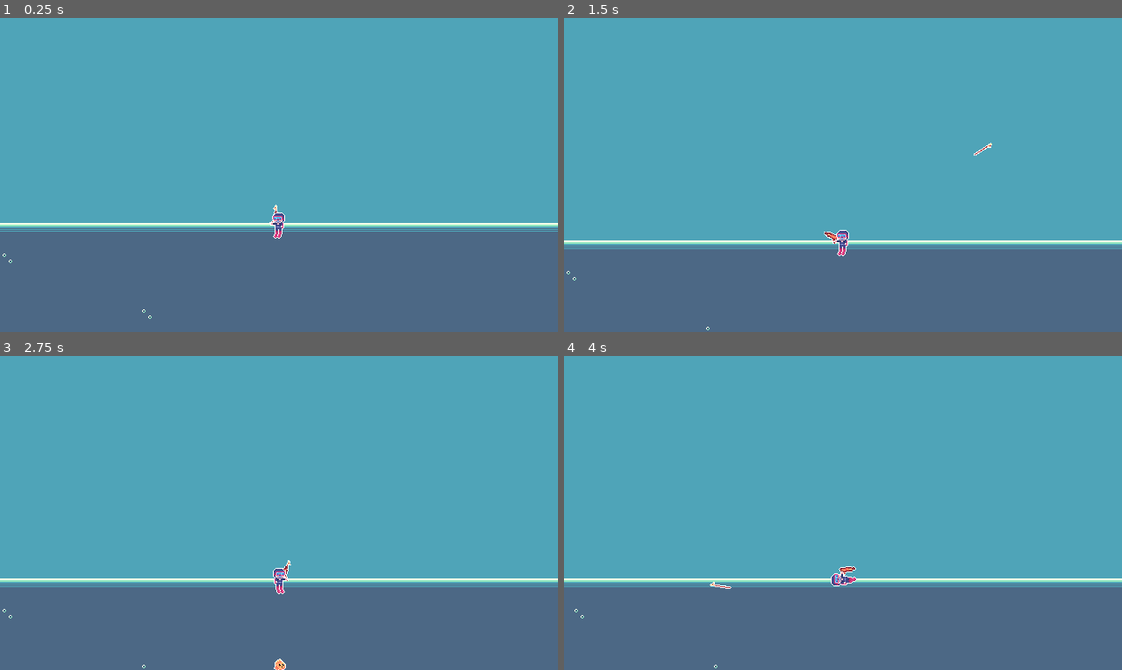
Above: before the commit, frames 1-4 (two rows, left to right).
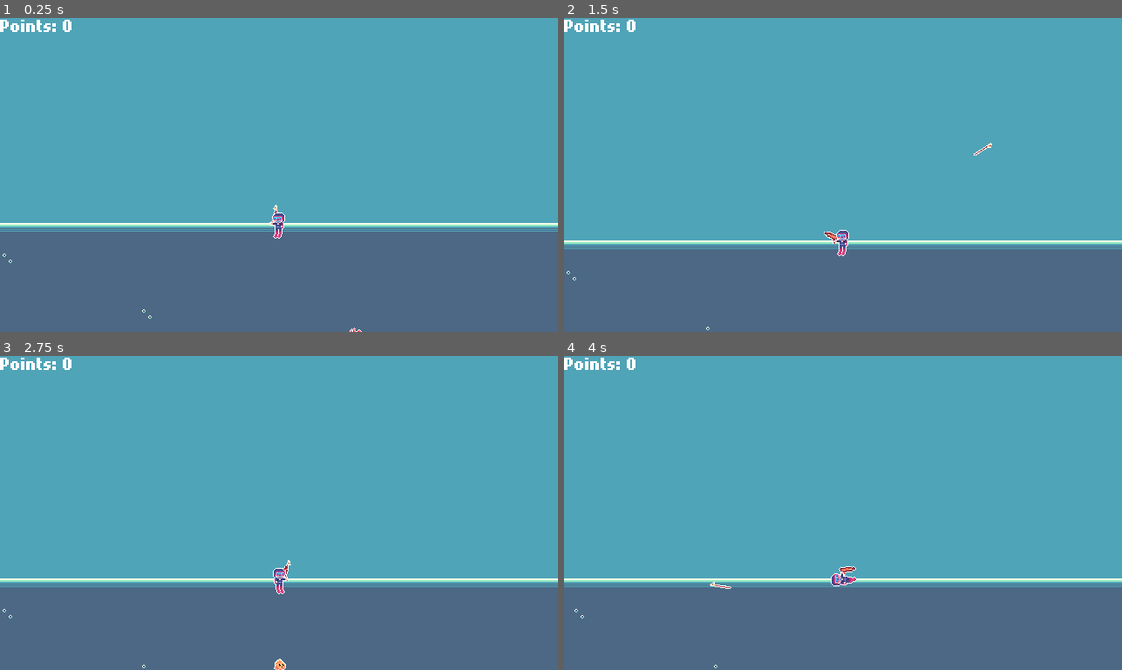
Above: after the commit, the same moments.

Repository: SeenicRoot/spearfishing-game
Game: Godot game, scene res://main.tscn
Same seed, same stepped clock (60 frames per second), same inputs: the game is played once before the commit and once after it.
Inputs (mouse positions are in pixels of both pictures, inside the frame that each line leads up to):
- Up to frame 1 (0.25 s): no input
- Up to frame 2 (1.5 s): move the mouse to (965, 159) at 0.52 s; press the mouse at (965, 159) at 0.53 s; hold Right (ui_right) 0.53-1.28 s; move the mouse to (731, 190) at 1.27 s; release the mouse at (731, 190) at 1.28 s; hold Down (ui_down) from 1.28 s (still down); click (731, 190) at 1.35 s
- Up to frame 3 (2.75 s): move the mouse to (334, 443) at 2.02 s; release Down (ui_down) at 2.03 s; press the mouse at (334, 443) at 2.03 s; hold Right (ui_right) from 2.03 s (still down)
- Up to frame 4 (4 s): move the mouse to (815, 575) at 2.77 s; release Right (ui_right) at 2.78 s; release the mouse at (815, 575) at 2.78 s; hold Space (accelerate) 2.78-3.53 s; click (815, 575) at 2.85 s; move the mouse to (1010, 560) at 3.52 s; press the mouse at (1010, 560) at 3.53 s; hold Left (ui_left) from 3.53 s (still down)

The runs differ from the first frame. In frame 1, 0.3% of the frame differs, in the area x 0-65%, y 0-100%; in frame 2, 0.2%; in frame 3, 0.2%; in frame 4, 0.2%.

Commit message:
Merge changes from remote

Diff:
--- a/fish/fish.gd
+++ b/fish/fish.gd
@@ -1,10 +1,9 @@
 class_name Fish
 extends CharacterBody2D
 
-const VELOCITY_LIMIT: float = 50.0
-
-@export var speed: float = 60
-@export var point_value: int = 5
+@export var speed: float = 60.0
+@export var point_value: int = 10
+@export var velocity_limit: float = 50.0
 
 var direction: Vector2
 var previous_direction: Vector2
@@ -18,15 +17,13 @@
 
 func move(delta: float) -> void:
 	if is_being_attacked:
-		speed = 120
+		change_sprite_direction()
+		velocity += direction * (2 * speed) * delta
+		velocity = velocity.limit_length(velocity_limit)
+	else:
 		change_sprite_direction()
 		velocity += direction * speed * delta
-		velocity = velocity.limit_length(VELOCITY_LIMIT)
-	else:
-		speed = 60
-		change_sprite_direction()
-		velocity += direction * speed * delta
-		velocity = velocity.limit_length(VELOCITY_LIMIT/2)
+		velocity = velocity.limit_length(velocity_limit/2)
 	move_and_slide()
 
 # Called every frame. 'delta' is the elapsed time since the previous frame.
--- a/fish/squid.gd
+++ b/fish/squid.gd
@@ -1,20 +1,17 @@
 extends Fish
 
+func _ready():
+	speed = 2000
+	point_value = 5
+	velocity_limit = 200
+
 func move(delta: float) -> void:
-	if is_being_attacked:
-		speed = 2000
-		change_sprite_direction()
-		velocity += direction * speed * delta
-	else:
-		speed = 1000
-		change_sprite_direction()
-		velocity += direction * speed * delta
-	move_and_slide()
+	super(delta)
 	velocity = direction * 0
 
 # Called every frame. 'delta' is the elapsed time since the previous frame.
 func _physics_process(delta: float) -> void:
-	move(delta)
+	super(delta)
 
 func _on_timer_timeout() -> void:
 	timer.wait_time = 2.0
--- a/game_ui/game_ui.tscn
+++ b/game_ui/game_ui.tscn
@@ -1,6 +1,8 @@
-[gd_scene load_steps=2 format=3 uid="uid://du51w3xldgq6o"]
+[gd_scene load_steps=3 format=3 uid="uid://du51w3xldgq6o"]
 
 [ext_resource type="PackedScene" uid="uid://8ni02sje7pwo" path="res://game_ui/depth_meter.tscn" id="1_5wxlb"]
+
+[sub_resource type="LabelSettings" id="LabelSettings_c8f0n"]
 
 [node name="GameUI" type="Control"]
 layout_mode = 3
@@ -10,6 +12,13 @@
 grow_horizontal = 2
 grow_vertical = 2
 mouse_filter = 1
+
+[node name="Score" type="Label" parent="."]
+layout_mode = 1
+offset_right = 84.0
+offset_bottom = 23.0
+text = "Points:"
+label_settings = SubResource("LabelSettings_c8f0n")
 
 [node name="MarginContainer" type="MarginContainer" parent="."]
 layout_mode = 1
--- a/main.gd
+++ b/main.gd
@@ -9,13 +9,17 @@
 var max_depth: float = 0
 
 var total_points: int
-var dive_points: int
+var dive_points: int:
+	set(val):
+		dive_points = val
+		dive_points_display.text = "Points: " + str(dive_points)
 
 @onready var game_ui: Control = %GameUI
 @onready var world: Node2D = %World
 @onready var world_camera: Camera2D = %World/Camera2D
 @onready var player: CharacterBody2D = %World/Player
 @onready var depth_meter: ProgressBar = %GameUI/%DepthMeter
+@onready var dive_points_display: Label = %GameUI/Score
 
 
 func _ready() -> void:
--- a/world.tscn
+++ b/world.tscn
@@ -1,8 +1,9 @@
-[gd_scene load_steps=6 format=3 uid="uid://dinwsk6yoe6t3"]
+[gd_scene load_steps=7 format=3 uid="uid://dinwsk6yoe6t3"]
 
 [ext_resource type="TileSet" uid="uid://c6l48pd00c62j" path="res://tilemap/water_tileset.tres" id="1_855xw"]
 [ext_resource type="Script" path="res://Ocean.gd" id="2_i2g8e"]
 [ext_resource type="PackedScene" uid="uid://biip1hld5vpp0" path="res://fish/fish.tscn" id="3_jf4a3"]
+[ext_resource type="PackedScene" uid="uid://wwmhd6oa8opb" path="res://fish/squid.tscn" id="4_brv5i"]
 
 [sub_resource type="WorldBoundaryShape2D" id="WorldBoundaryShape2D_m8jfr"]
 normal = Vector2(0, 1)
@@ -50,3 +51,6 @@
 
 [node name="fish" parent="Node2D" instance=ExtResource("3_jf4a3")]
 position = Vector2(-2, 178)
+
+[node name="squid" parent="Node2D" instance=ExtResource("4_brv5i")]
+position = Vector2(88, 128)
